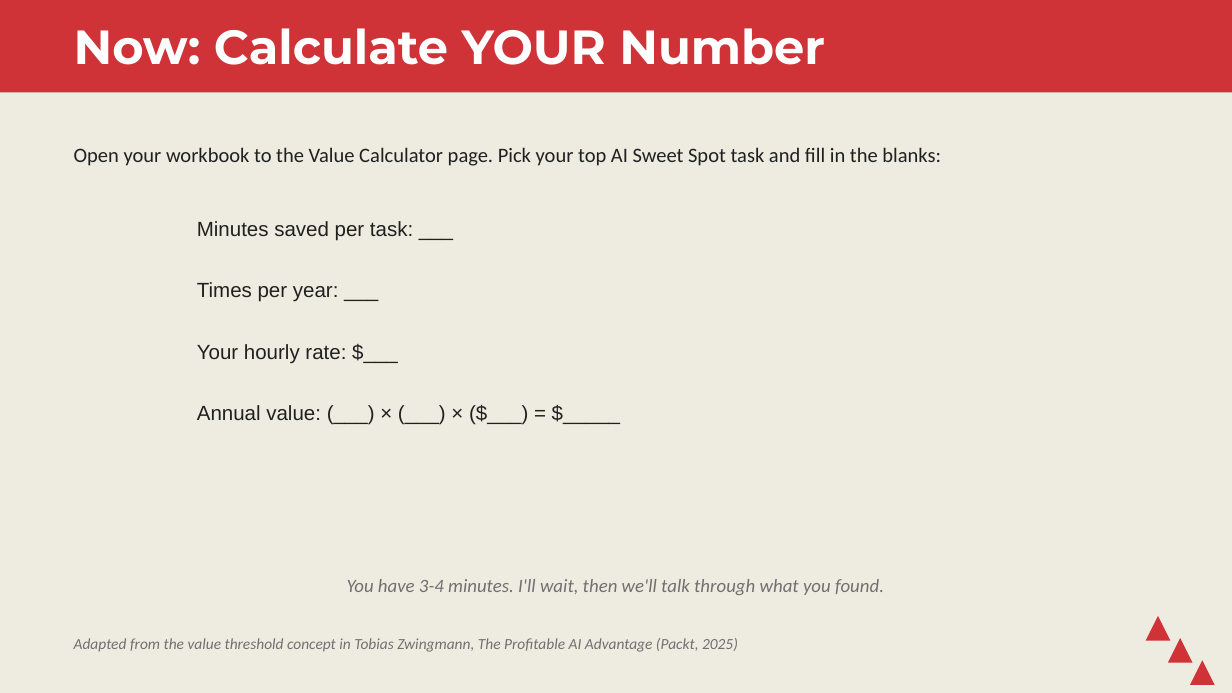
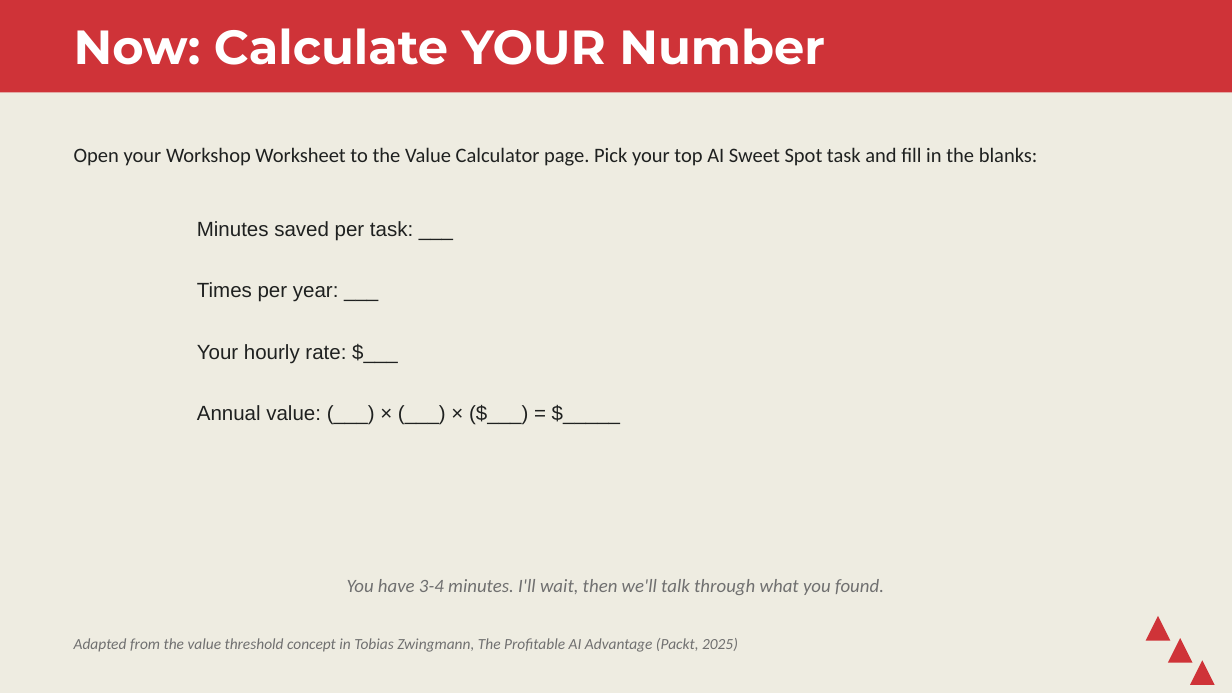
Before and after one commit to stringfestdata/map-excel-workflows-to-ai, a slide deck: slide 29 of workshop-slides.pptx (slide 27 before the commit). Drawn at 1232x693 pixels with LibreOffice and Linux fonts; fonts in the diff are those of the drawing. Boxes give left, top, right and bottom in pixels: in the first picture for what was removed or moved away, otherwise in the second. Text is boxed around its words. In the diff, an @@ line names an element or a change of style, - is before the commit and + after.

```diff
--- a/workshop-slides.pptx
+++ b/workshop-slides.pptx
@@ text at <box>74,147,1038,166</box>: text changed @@
-Open your workbook to the Value Calculator page. Pick your top AI Sweet Spot task and fill in the blanks:
+Open your Workshop Worksheet to the Value Calculator page. Pick your top AI Sweet Spot task and fill in the blanks:
```
Also in this commit, not shown: 14 other slides changed, 2 slides added, 2 other files.
